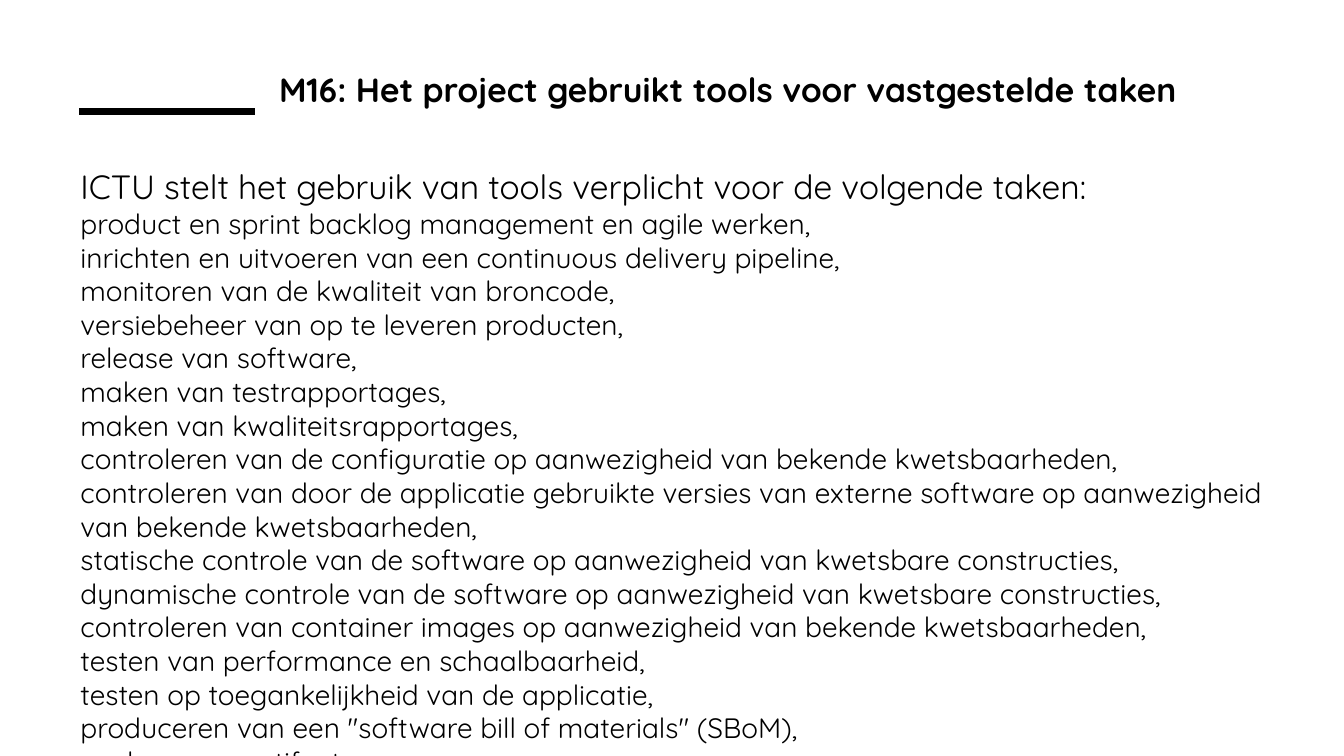
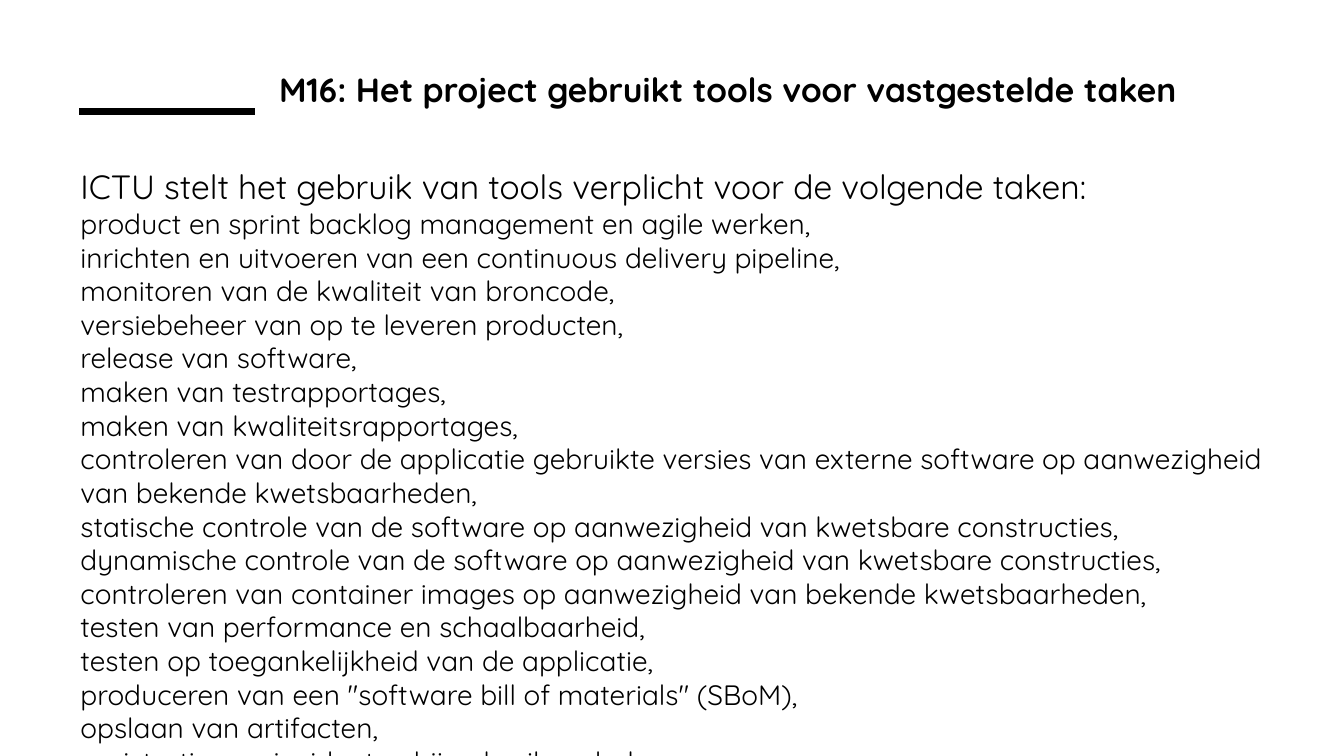
Before and after one commit to ICTU/Kwaliteitsaanpak, a slide deck: slide 13 of docs/wip/ICTU-Kwaliteitsaanpak.pptx. Drawn at 1344x756 pixels with LibreOffice and Linux fonts; fonts in the diff are those of the drawing; background and template pictures are left out. Boxes give left, top, right and bottom in pixels: in the first picture for what was removed or moved away, otherwise in the second. Text is boxed around its words. In the diff, an @@ line names an element or a change of style, - is before the commit and + after.

```diff
--- a/docs/wip/ICTU-Kwaliteitsaanpak.pptx
+++ b/docs/wip/ICTU-Kwaliteitsaanpak.pptx
@@ text at (80,441,1117,475): paragraph removed @@
-controleren van de configuratie op aanwezigheid van bekende kwetsbaarheden,
```
Also in this commit, not shown: 20 other files.
